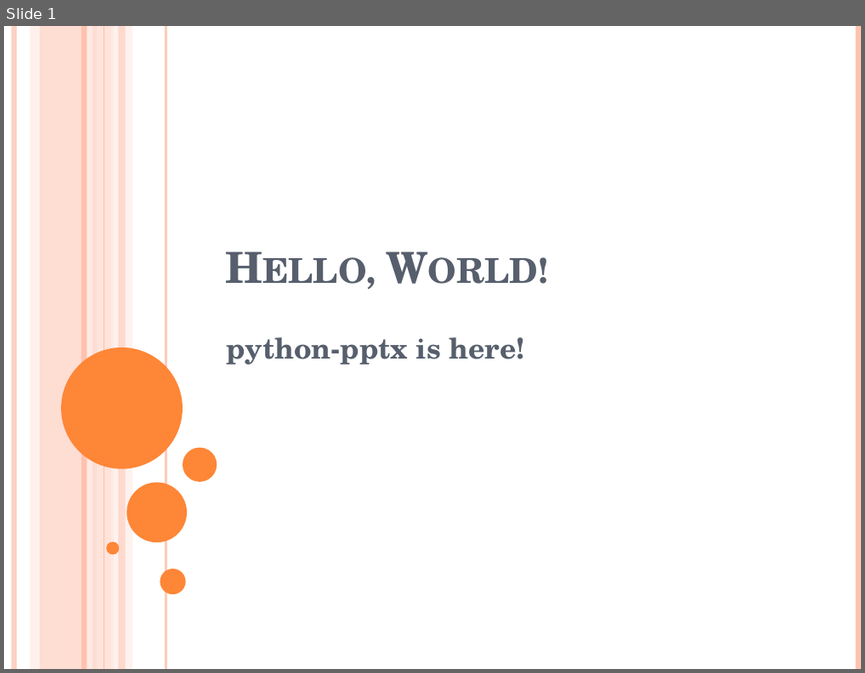
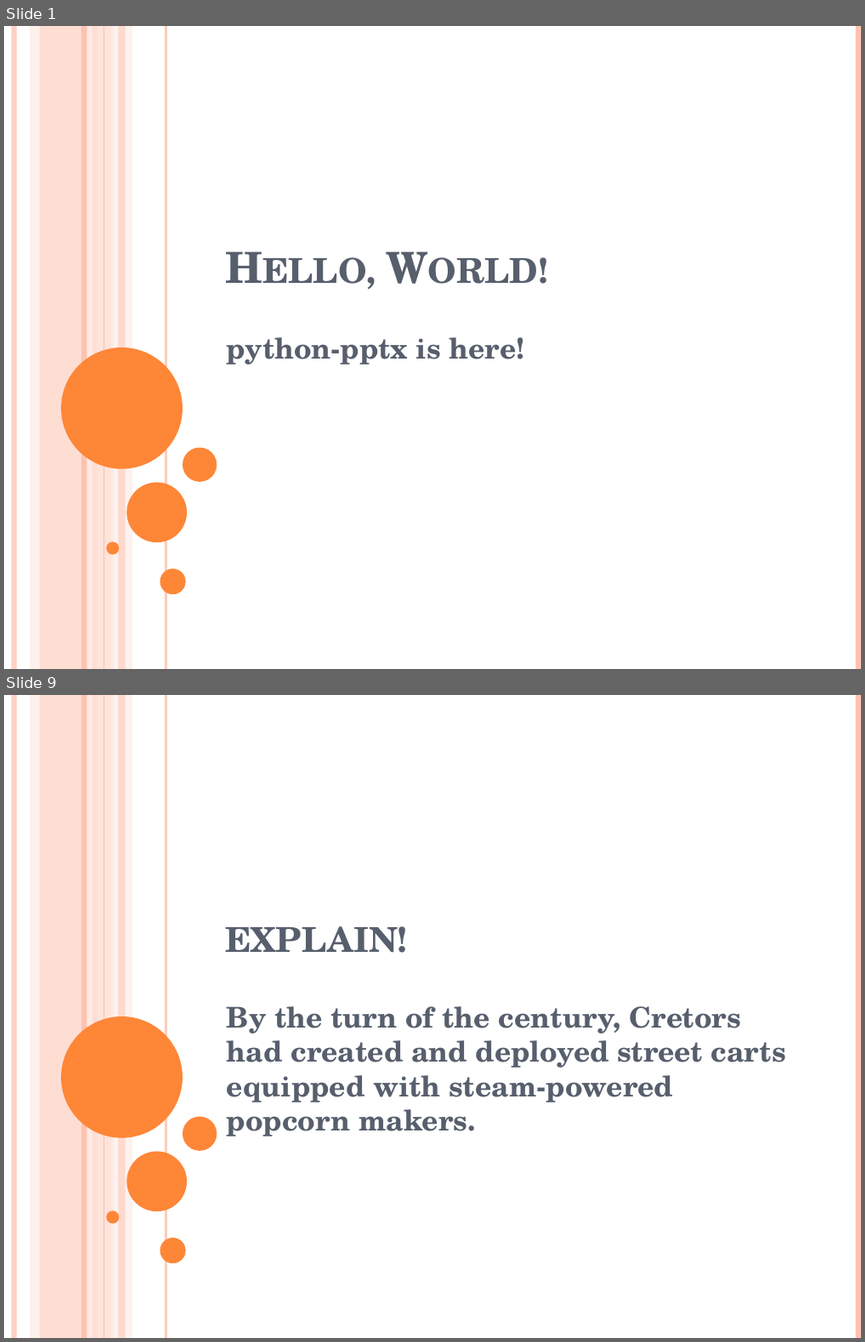
Before and after one commit to surabhi5/instant-ppt, a slide deck: name1.pptx. Shown one above the other, each under a label of ours: slide 1 before the commit, slides 1 and 9 after it; the slides between them are not shown. The pictures are 865x673 and 865x1342 pixels, drawn with LibreOffice and Linux fonts; fonts in the diff are those of the drawing. Boxes give left, top, right and bottom in pixels: in the first picture for what was removed or moved away, otherwise in the second. Text is boxed around its words. In the diff, an @@ line names an element or a change of style, - is before the commit and + after.

```diff
--- a/name1.pptx
+++ b/name1.pptx
@@ slide 9 added at (4,695,861,1338), background #FFFFFF; not listed: 16 template elements that a slide beside it also shows @@
@@ title added at (225,926,408,953), 36 pt, text #575F6D, bold, small capitals @@
+explain!
@@ subtitle added at (227,1006,786,1136), 24 pt, text #575F6D, bold @@
+By the turn of the century, Cretors had created and deployed street carts equipped with steam-powered popcorn makers.
```
Also in this commit, not shown: 2 slides changed, 32 other slides added, 16 slides removed, 8 other files.
